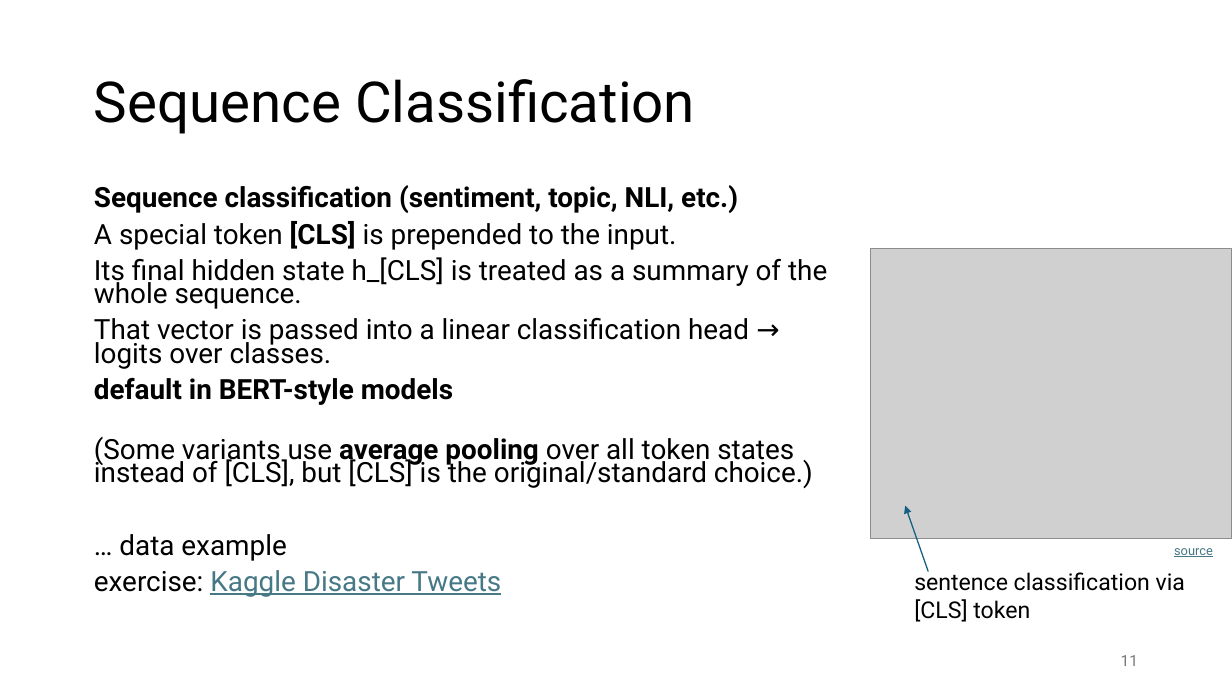
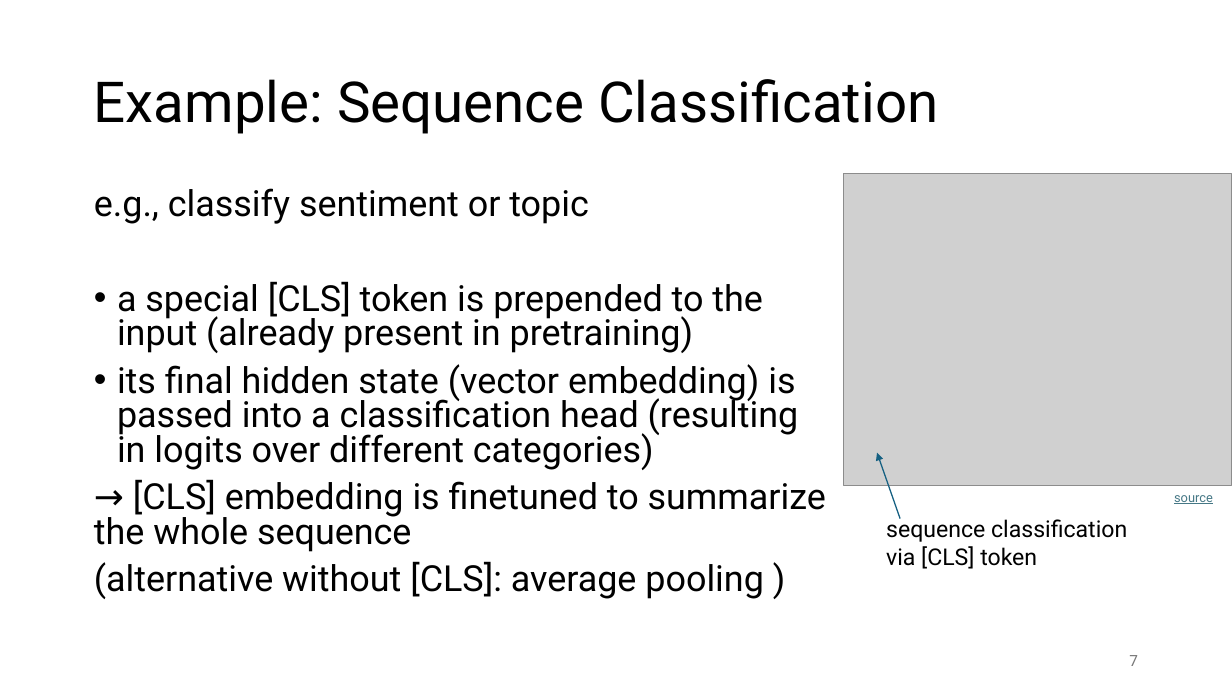
Before and after one commit to FelixWick/language_models, a slide deck: slide 7 of slides/5_finetuning.pptx (slide 11 before the commit). Drawn at 1232x693 pixels with LibreOffice and Linux fonts; fonts in the diff are those of the drawing; grey boxes stand for pictures. Boxes give left, top, right and bottom in pixels: in the first picture for what was removed or moved away, otherwise in the second. Text is boxed around its words. In the diff, an @@ line names an element or a change of style, - is before the commit and + after.

```diff
--- a/slides/5_finetuning.pptx
+++ b/slides/5_finetuning.pptx
@@ title at bbox=[94, 79, 938, 134]: text changed @@
-Sequence Classification
+Example: Sequence Classification
@@ picture: place and size @@
-picture at bbox=[871, 249, 1232, 539]
+picture at bbox=[844, 174, 1232, 485]
@@ text at bbox=[94, 188, 826, 599]: text changed; size 21.7 to 28 pt @@
-Sequence classification (sentiment, topic, NLI, etc.)
-A special token [CLS] is prepended to the input.
-Its final hidden state h_[CLS] is treated as a summary of the whole sequence.
-That vector is passed into a linear classification head → logits over classes.
-default in BERT-style models
-(Some variants use average pooling over all token states instead of [CLS], but [CLS] is the original/standard choice.)
-… data example
-exercise: Kaggle Disaster Tweets
+e.g., classify sentiment or topic
+• a special [CLS] token is prepended to the input (already present in pretraining)
+• its final hidden state (vector embedding) is passed into a classification head (resulting in logits over different categories)
+→ [CLS] embedding is finetuned to summarize the whole sequence
+(alternative without [CLS]: average pooling )
@@ arrow moved from (929, 572) - (906, 506) to (900, 518) - (877, 453) @@
@@ text "source": place and size @@
-text "source" at bbox=[1174, 548, 1213, 557]
+text "source" at bbox=[1174, 495, 1213, 504]
@@ text at bbox=[886, 516, 1127, 569]: text changed @@
-sentence classification via [CLS] token
+sequence classification via [CLS] token
@@ page number at bbox=[1129, 655, 1138, 666]: text changed @@
-11
+7
```
Also in this commit, not shown: 12 other slides changed, 7 slides added, 6 slides removed, 5 other files.
